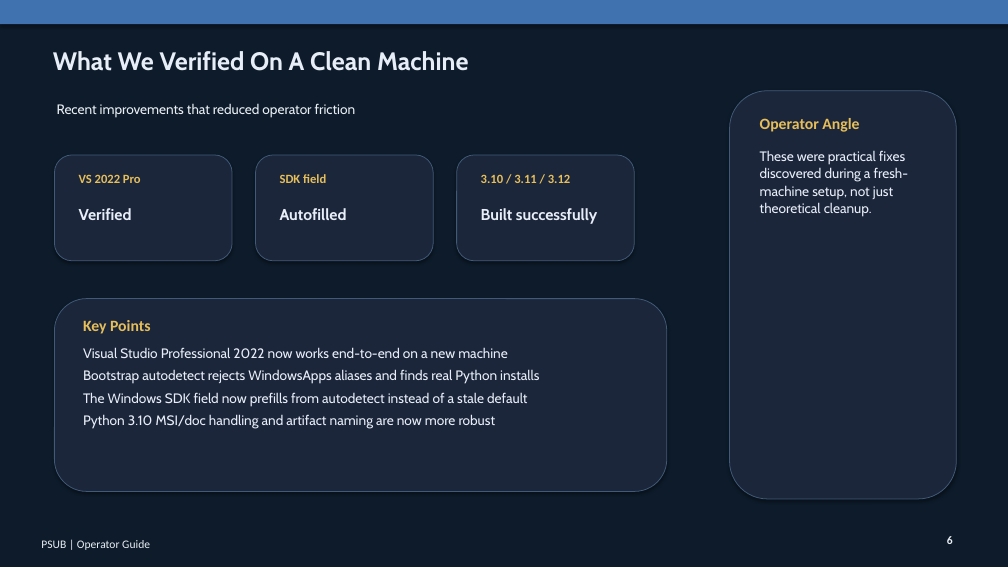
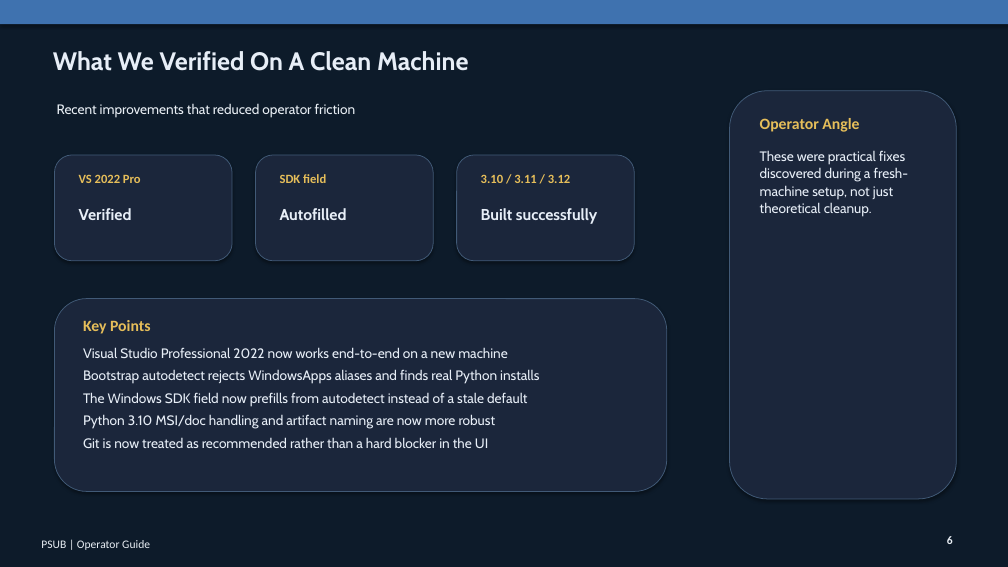
Before and after one commit to patrikkarlsson72/psub, a slide deck: slide 6 of output/presentation/PSUB-Operator-Guide.pptx. Drawn at 1008x567 pixels with LibreOffice and Linux fonts; fonts in the diff are those of the drawing. Boxes give left, top, right and bottom in pixels: in the first picture for what was removed or moved away, otherwise in the second. Text is boxed around its words. In the diff, an @@ line names an element or a change of style, - is before the commit and + after.

```diff
--- a/output/presentation/PSUB-Operator-Guide.pptx
+++ b/output/presentation/PSUB-Operator-Guide.pptx
@@ text at (83,437,488,448): paragraph added @@
+Git is now treated as recommended rather than a hard blocker in the UI
```
Also in this commit, not shown: 4 other slides changed, 4 other files.
